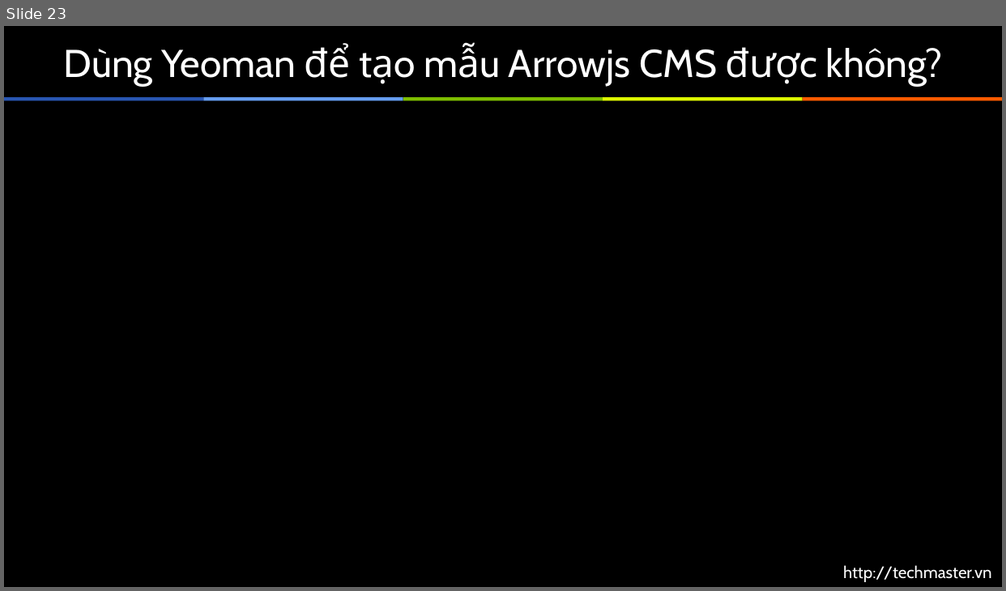
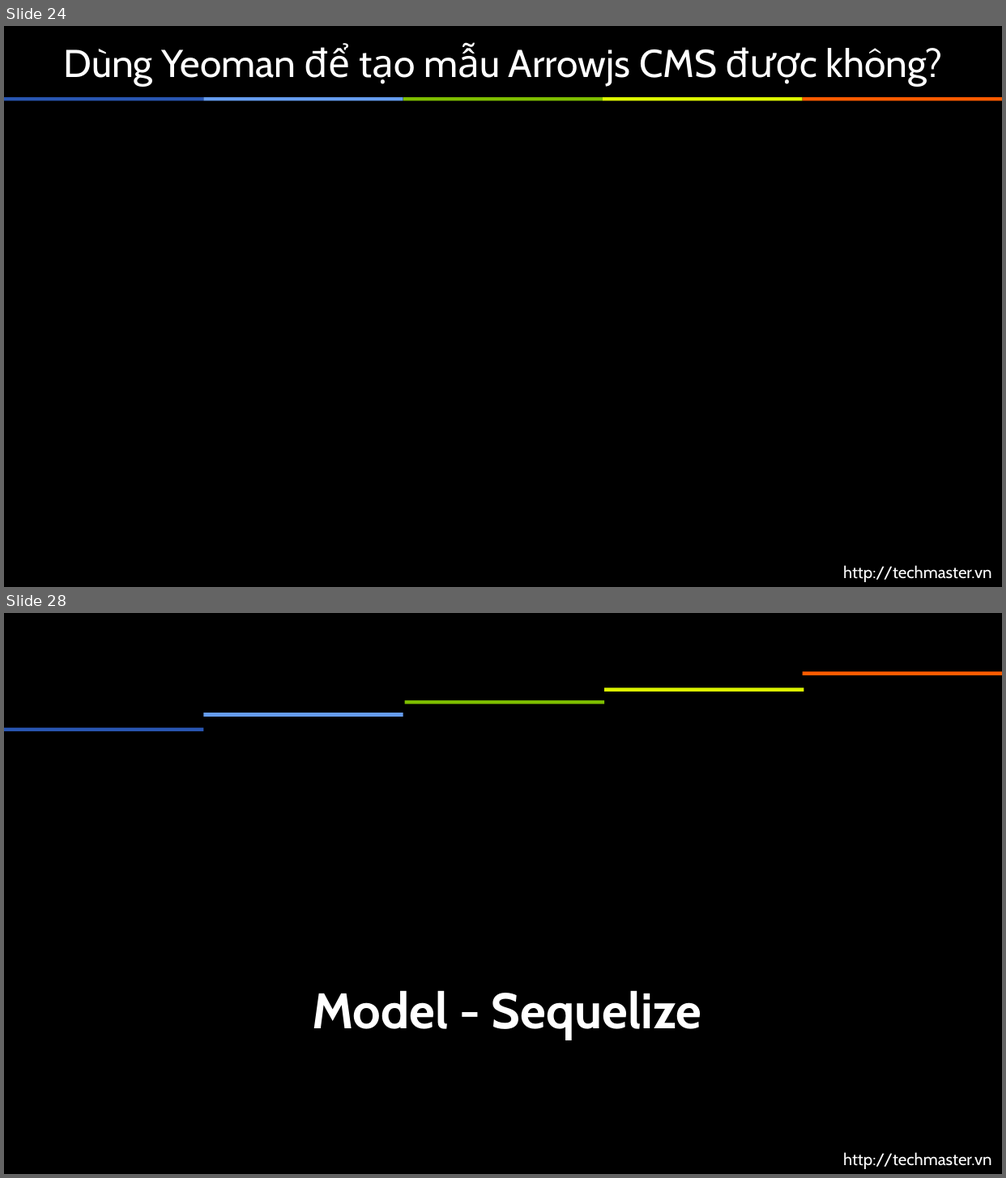
Before and after one commit to arrowjs/Documents, a slide deck: ArrowjsBasic.pptx. Shown one above the other, each under a label of ours: slide 23 before the commit, slides 24 and 28 after it; the slides between them are not shown. The pictures are 1006x591 and 1006x1178 pixels, drawn with LibreOffice and Linux fonts; fonts in the diff are those of the drawing; background and template pictures are left out. Boxes give left, top, right and bottom in pixels: in the first picture for what was removed or moved away, otherwise in the second. Text is boxed around its words. In the diff, an @@ line names an element or a change of style, - is before the commit and + after.

```diff
--- a/ArrowjsBasic.pptx
+++ b/ArrowjsBasic.pptx
@@ slide 28 added at <box>4,613,1002,1174</box>, background #000000; not listed: 1 template element that a slide beside it also shows @@
@@ rectangle added at <box>803,672,1002,676</box>, fill #FF5B00 @@
@@ rectangle added at <box>405,700,605,705</box>, fill #7DBD00 @@
@@ rectangle added at <box>605,688,804,692</box>, fill #DCF600 @@
@@ rectangle added at <box>4,728,203,732</box>, fill #2956B2 @@
@@ rectangle added at <box>203,713,403,717</box>, fill #659CEF @@
@@ title added at <box>312,990,702,1040</box>, 36 pt, text #FFFFFF, bold @@
+Model - Sequelize
@@ what was slide 23 is now slide 24 @@
```
Also in this commit, not shown: 3 slides changed, 2 other slides added.
